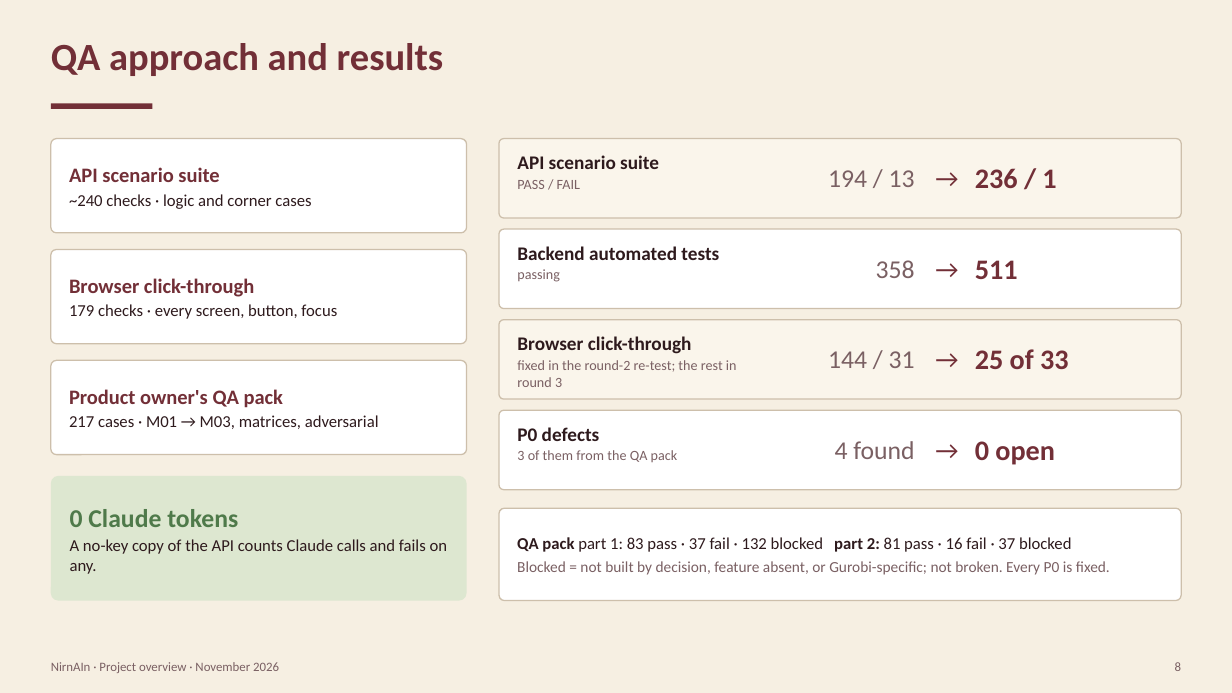
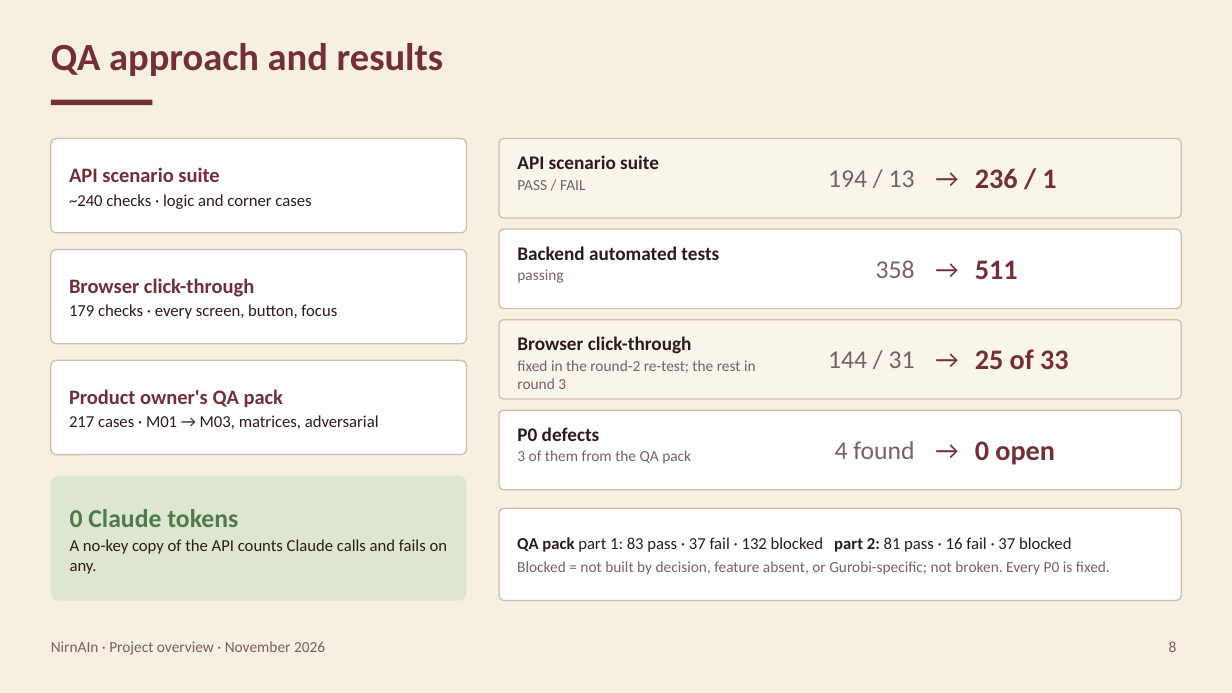
Before and after one commit to Dogiparthi-Sharada/NirnAIn, a slide deck: slide 8 of docs/project/NirnAIn_Project_Overview.pptx. Drawn at 1232x693 pixels with LibreOffice and Linux fonts; fonts in the diff are those of the drawing. Boxes give left, top, right and bottom in pixels: in the first picture for what was removed or moved away, otherwise in the second. Text is boxed around its words. In the diff, an @@ line names an element or a change of style, - is before the commit and + after.

Commit message:
docs: pass a strict layout gate on the presentation
Every shape sits inside 0.3 in margins without overlapping another (only
cards and groups contain their text); arrows run edge to edge without
crossing shapes or each other; text fits at 12 pt or more in Calibri and
the mockup palette; pictures keep their aspect ratio. The architecture
slide and the Word diagram are drawn from one shared layout.

```diff
--- a/docs/project/NirnAIn_Project_Overview.pptx
+++ b/docs/project/NirnAIn_Project_Overview.pptx
@@ rectangle: place and size @@
-rectangle at <box>51,104,152,109</box>
+rectangle at <box>51,100,152,105</box>
@@ text at <box>517,180,585,190</box>: size 11 to 12 pt in "PASS / FAIL" @@
@@ text at <box>517,269,563,283</box>: size 11 to 12 pt in "passing" @@
@@ text at <box>517,360,756,389</box>: size 11 to 12 pt in "fixed in the round-2 re-test; the rest ..." @@
@@ text at <box>517,450,691,464</box>: size 11 to 12 pt in "3 of them from the QA pack" @@
@@ text "NirnAIn · Project overview · ...": place and size @@
-text "NirnAIn · Project overview · ..." at <box>51,662,279,673</box>
+text "NirnAIn · Project overview · ..." at <box>51,641,325,655</box>
@@ text "NirnAIn · Project overview · ..." at <box>51,641,325,655</box>: size 10 to 12 pt @@
@@ text "8" at <box>1169,641,1177,652</box>: size 10 to 12 pt @@
@@ text "8": place and size @@
-text "8" at <box>1175,662,1181,671</box>
+text "8" at <box>1169,641,1177,652</box>
```
Also in this commit, not shown: 17 other slides changed, 7 other files.
